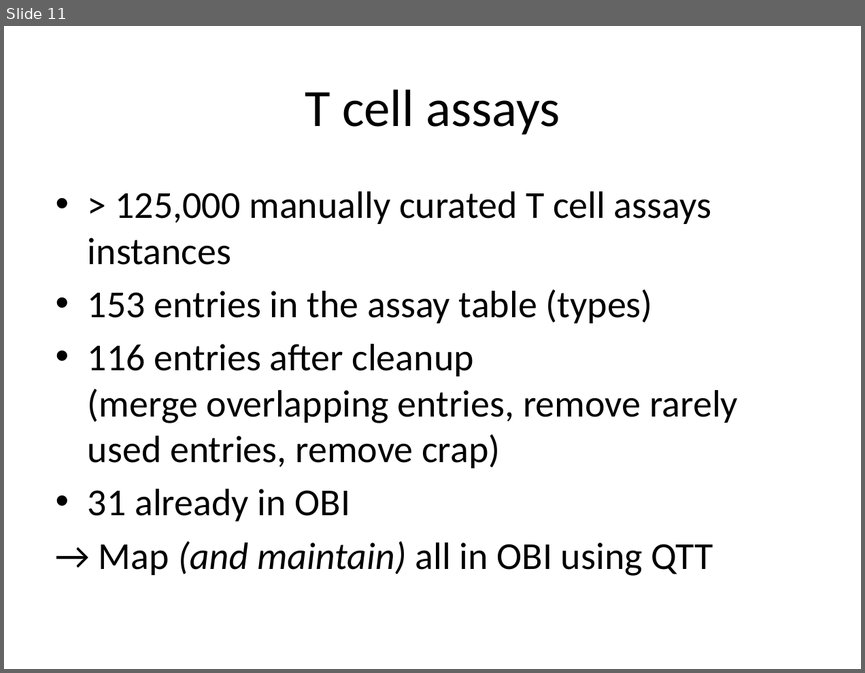
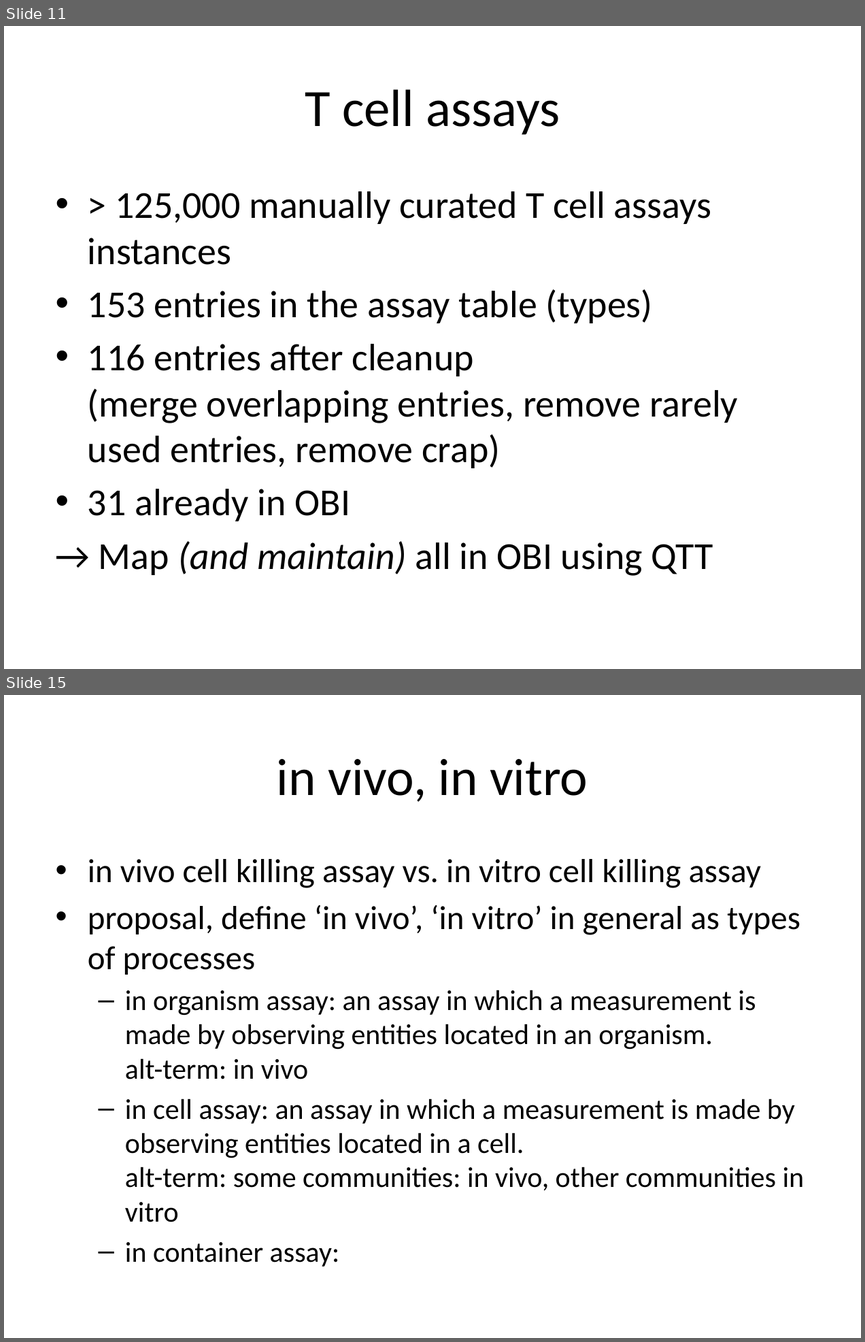
Before and after one commit to obi-ontology/obi-legacy-svn, a slide deck: trunk/docs/developer/use cases/IEDB export/2010 - vancouver.pptx. Shown one above the other, each under a label of ours: slide 11 before the commit, slides 11 and 15 after it; the slides between them are not shown. The pictures are 865x673 and 865x1342 pixels, drawn with LibreOffice and Linux fonts; fonts in the diff are those of the drawing. Boxes give left, top, right and bottom in pixels: in the first picture for what was removed or moved away, otherwise in the second. Text is boxed around its words. In the diff, an @@ line names an element or a change of style, - is before the commit and + after.

```diff
--- a/trunk/docs/developer/use cases/IEDB export/2010 - vancouver.pptx
+++ b/trunk/docs/developer/use cases/IEDB export/2010 - vancouver.pptx
@@ slide 15 added at bbox=[4, 695, 861, 1338], background #FFFFFF @@
@@ title added at bbox=[277, 759, 587, 802], 44 pt, text #000000 @@
+in vivo, in vitro
@@ text added at bbox=[88, 859, 804, 1266], 24 pt, text #000000 @@
+• in vivo cell killing assay vs. in vitro cell killing assay
+• proposal, define ‘in vivo’, ‘in vitro’ in general as types of processes
+  – in organism assay: an assay in which a measurement is made by observing entities located in an organism.
+    alt-term: in vivo
+  – in cell assay: an assay in which a measurement is made by observing entities located in a cell.
+    alt-term: some communities: in vivo, other communities in vitro
+  – in container assay:
```
Also in this commit, not shown: 1 slide changed, 2 other slides added, 6 other files.
